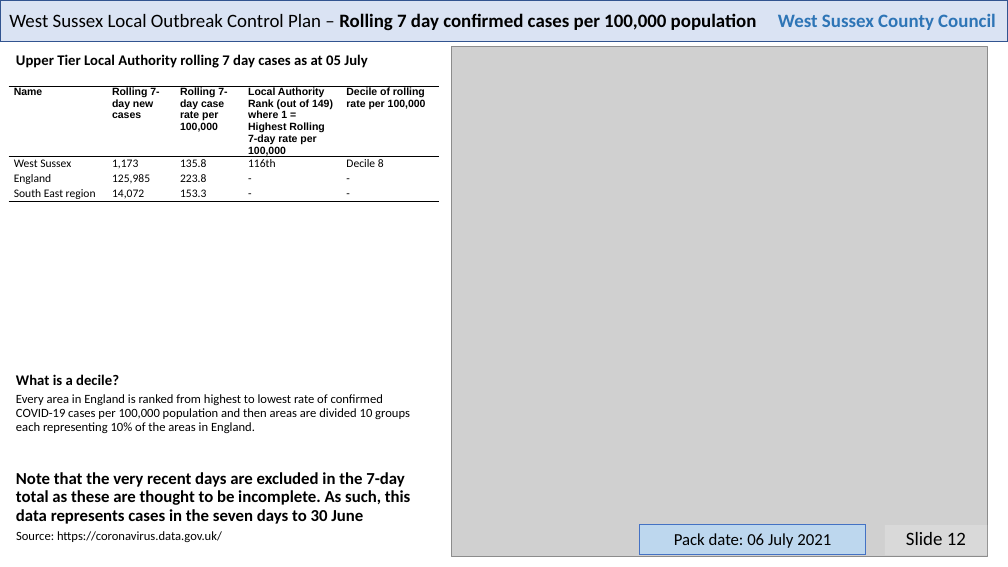
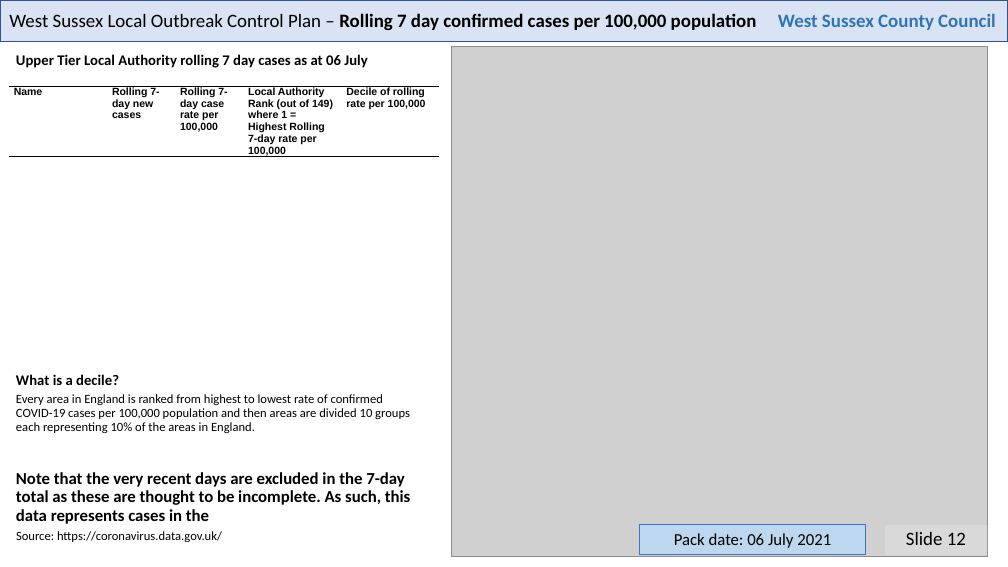
Before and after one commit to psychty/wsx_covid_datapack_public, a slide deck: slide 12 of Latest_West_Sussex_C19_slide_deck.pptx. Drawn at 1008x567 pixels with LibreOffice and Linux fonts; fonts in the diff are those of the drawing; grey boxes stand for pictures. Boxes give left, top, right and bottom in pixels: in the first picture for what was removed or moved away, otherwise in the second. Text is boxed around its words. In the diff, an @@ line names an element or a change of style, - is before the commit and + after.

Commit message:
July 6

```diff
--- a/Latest_West_Sussex_C19_slide_deck.pptx
+++ b/Latest_West_Sussex_C19_slide_deck.pptx
@@ text at bbox=[16, 54, 367, 68]: text changed @@
-Upper Tier Local Authority rolling 7 day cases as at 05 July
+Upper Tier Local Authority rolling 7 day cases as at 06 July
@@ table at bbox=[8, 86, 439, 296] @@
-row 2: West Sussex | 1,173 | 135.8 | 116th | Decile 8
-row 3: England | 125,985 | 223.8 | - | -
-row 4: South East region | 14,072 | 153.3 | - | -
@@ text at bbox=[16, 472, 411, 524]: text changed @@
-Note that the very recent days are excluded in the 7-day total as these are thought to be incomplete. As such, this data represents cases in the seven days to 30 June
+Note that the very recent days are excluded in the 7-day total as these are thought to be incomplete. As such, this data represents cases in the
```
Also in this commit, not shown: 3 other slides changed, 52 other files.
